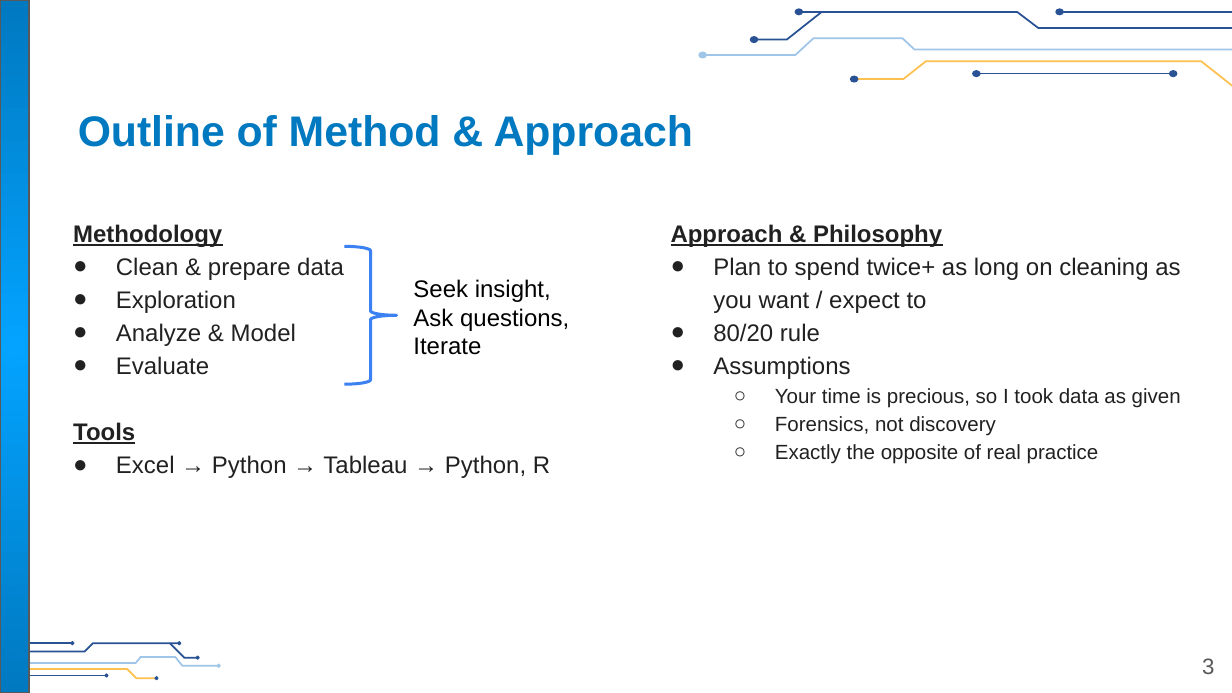
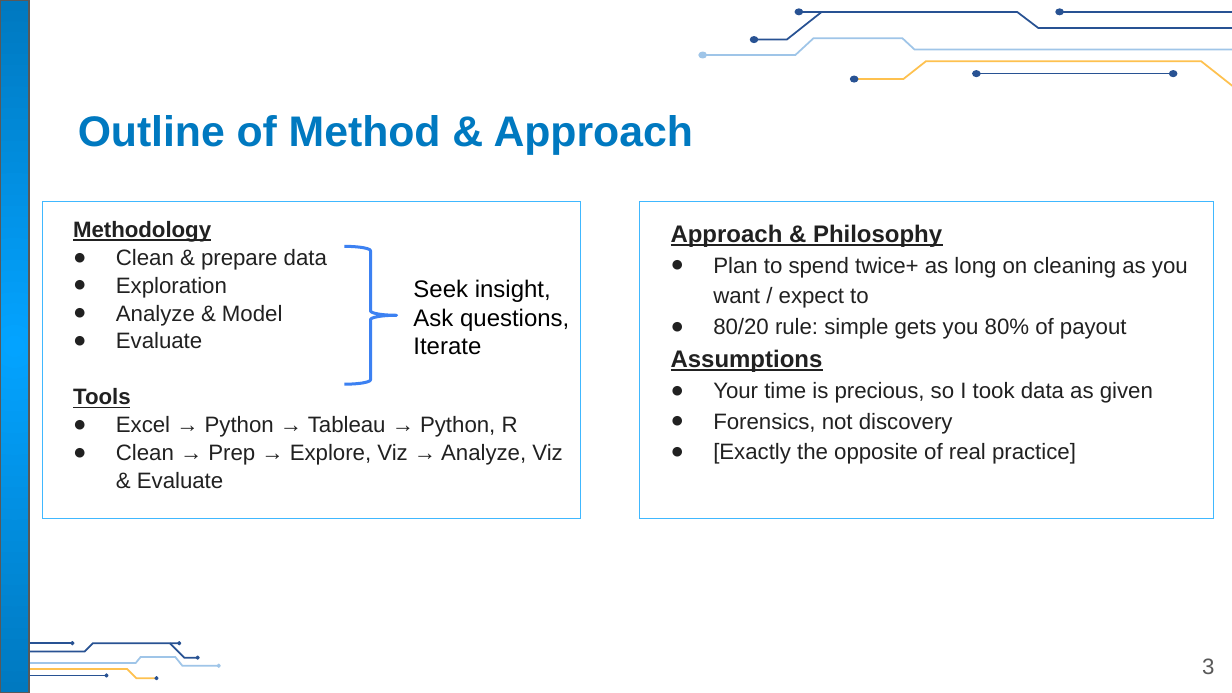
Before and after one commit to flipsmash/PS_demo, a slide deck: slide 3 of Presentation/Finnegan_Sr_Mgr_Learner_Eval&Analytics_Thought_Exercise.pptx. Drawn at 1232x693 pixels with LibreOffice and Linux fonts; fonts in the diff are those of the drawing; background and template pictures are left out. Boxes give left, top, right and bottom in pixels: in the first picture for what was removed or moved away, otherwise in the second. Text is boxed around its words. In the diff, an @@ line names an element or a change of style, - is before the commit and + after.

```diff
--- a/Presentation/Finnegan_Sr_Mgr_Learner_Eval&Analytics_Thought_Exercise.pptx
+++ b/Presentation/Finnegan_Sr_Mgr_Learner_Eval&Analytics_Thought_Exercise.pptx
@@ text "Methodology" at (x1=42, y1=202, x2=580, y2=520): outline none to #40B8FF 0.75 pt @@
@@ text "Methodology" resized from (x1=73, y1=224, x2=550, y2=478) to (x1=42, y1=202, x2=580, y2=520) @@
@@ text "Approach & Philosophy" resized from (x1=671, y1=224, x2=1181, y2=464) to (x1=639, y1=202, x2=1214, y2=520) @@
@@ text "Approach & Philosophy" at (x1=639, y1=202, x2=1214, y2=520): outline none to #40B8FF 0.75 pt @@
@@ text at (x1=73, y1=221, x2=518, y2=437): size 14 to 12.9 pt in "Methodology", "Clean & prepare data", "Exploration", "Analyze & Model" and 3 more places; line spacing 1.15 to 1.05 @@
@@ text at (x1=671, y1=257, x2=1188, y2=434): size 14 to 13 pt in "Plan to spend twice+ as long on ..."; bold on, underline on in "Assumptions"; size 12 to 13 pt in "Your time is precious, so I took ...", "Forensics, not discovery"; bullet ● to none; bullet ○ to ●; list level 2 to 1 in "Your time is precious, so ..."; list level 2 to 1 in "Forensics, not discovery" @@
@@ text at (x1=713, y1=318, x2=1127, y2=339): text changed; size 14 to 13 pt @@
-● 80/20 rule
+● 80/20 rule: simple gets you 80% of payout
@@ text at (x1=116, y1=444, x2=562, y2=489): paragraph added @@
+● Clean → Prep → Explore, Viz → Analyze, Viz & Evaluate
@@ text at (x1=713, y1=443, x2=1076, y2=464): text changed; size 12 to 13 pt @@
-  ○ Exactly the opposite of real practice
+● [Exactly the opposite of real practice]
```
Also in this commit, not shown: 2 other slides changed, 4 slides added, 1 slide removed, 14 other files.
